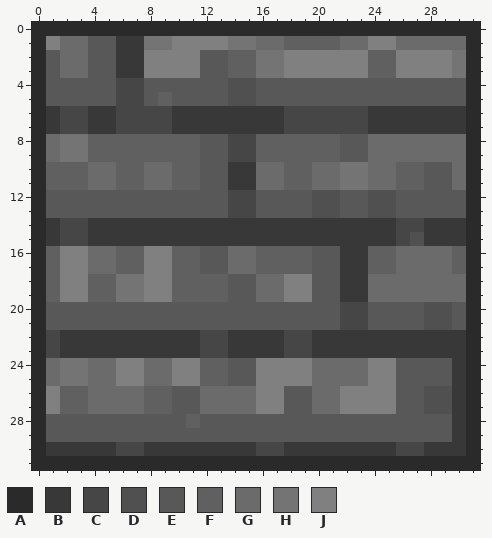
Edited in one commit: pixel-art sprite (res/img/block.png). The picture above is the old version.
The file is 32x32 pixels. Colours within 5 levels of each other are drawn and written as one.
Palette (. is transparent): A #2a2a2a  B #383838  C #464646  D #505050  E #585858  F #606060  G #6b6b6b  H #747474  J #808080
Pixels before, first column x 0:
 0 AAAAAAAAAAAAAAAAAAAAAAAAAAAAAAAA
 1 AJGGEEBBHHJJJJHHGGFFFFGGJJGGGGGA
 2 AEGGEEBBJJJJEEFFHHJJJJJJFFJJJJHA
 3 AEGGEEBBJJJJEEFFHHJJJJJJFFJJJJHA
 4 AEEEEECCEEEEEEDDEEEEEEEEEEEEEEEA
 5 AEEEEECCEFEEEEDDEEEEEEEEEEEEEEEA
 6 ABCCBBCCCCBBBBBBBBCCCCCCBBBBBBBA
 7 ABCCBBCCCCBBBBBBBBCCCCCCBBBBBBBA
 8 AGHHFFFFFFFFEECCFFFFFFEEGGGGGGGA
 9 AGHHFFFFFFFFEECCFFFFFFEEGGGGGGGA
10 AFFFGGFFGGFFEEBBGGFFGGHHGGFFEEGA
11 AFFFGGFFGGFFEEBBGGFFGGHHGGFFEEGA
12 AEEEEEEEEEEEEECCEEEEDDEEDDEEEEEA
13 AEEEEEEEEEEEEECCEEEEDDEEDDEEEEEA
14 ABCCBBBBBBBBBBBBBBBBBBBBBBCCBBBA
15 ABCCBBBBBBBBBBBBBBBBBBBBBBCDBBBA
16 AFJJGGFFJJFFEEGGFFFFEEBBFFGGGGFA
17 AFJJGGFFJJFFEEGGFFFFEEBBFFGGGGFA
18 AFJJFFHHJJFFFFEEGGJJEEBBGGGGGGGA
19 AFJJFFHHJJFFFFEEGGJJEEBBGGGGGGGA
20 AEEEEEEEEEEEEEEEEEEEEECCEEEEDDEA
21 AEEEEEEEEEEEEEEEEEEEEECCEEEEDDEA
22 ACBBBBBBBBBBCCBBBBCCBBBBBBBBBBBA
23 ACBBBBBBBBBBCCBBBBCCBBBBBBBBBBBA
24 AGHHGGJJGGJJFFEEJJJJGGGGJJEEEEBA
25 AGHHGGJJGGJJFFEEJJJJGGGGJJEEEEBA
26 AJFFGGGGFFEEGGGGJJEEGGJJJJEEDDBA
27 AJFFGGGGFFEEGGGGJJEEGGJJJJEEDDBA
28 AEEEEEEEEEEFEEEEEEEEEEEEEEEEEEBA
29 AEEEEEEEEEEEEEEEEEEEEEEEEEEEEEBA
30 ABBBBBCCBBBBBBBBCCBBBBBBBBCCBBBA
31 AAAAAAAAAAAAAAAAAAAAAAAAAAAAAAAA
Now the later version:
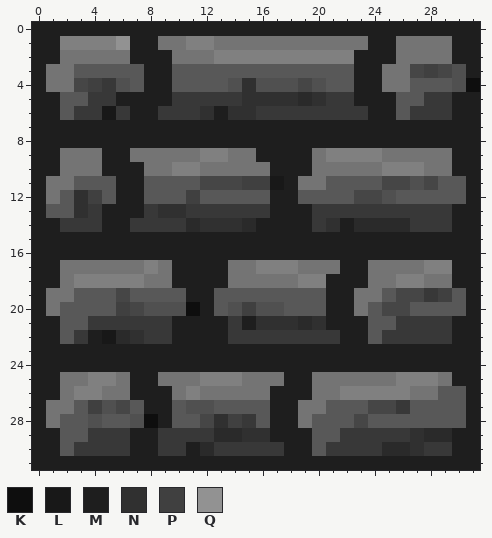
Colours new in this view: K #0e0e0e  L #181818  M #1e1e1e  N #303030  P #404040  Q #929292
Difference:
Changed rows in their new state; - is an unchanged pixel.
first column x 0:
 0 MMMMMMMMMMMMMMMMMMMMMMMMMMMMMMMM
 1 MMJJJJQMM-H--H--HHHHHHHHMMHHHHMM
 2 MMHHHHHMMMHHHJJJJJ-----MMMHHHHMM
 3 MHHE--EEMMEE--EEEEEEEEEMMHHCPCDM
 4 MHHCPBDEMM-----NDDDCD--MMHH---DK
 5 MM--BBMMMMBBBBBNNNNANBBMMM--BBMM
 6 MMEB-LBMMB--NMNN--BBBBBBMME---MM
 7 MMMMMMMMMMMMMMMMMMMMMMMMMMMMMMMM
 8 MMMMMMMMMMMMMMMMMMMMMMMMMMMMMMMM
 9 MM--HMMHHHHHJJHHMMMMHJJJJHHHHHMM
10 MMHHHMMMHHJJHHHHHMMMHH--HJJJHHMM
11 MHHEEEMMEEEECCCPPLMHHEEEECCDC-EM
12 MH-NP-MM---P--EE-MM-EE-CC------M
13 M--NBMMMBNNBBBBBBMMMBBBBBBBBBBMM
14 MMBB-MM----ANNNAMMMM-NMAAAAB--MM
15 MMMMMMMMMMMMMMMMMMMMMMMMMMMMMMMM
16 MMMMMMMMMMMMMMMMMMMMMMMMMMMMMMMM
17 MMHHHHHH-HMMMMHHJJJHHHMMHHHHJJMM
18 MMH-JJJJHHMMMMHHHHH-JMMMHHJJHHMM
19 MHHEEECEEEEMME--EEEE-MMHHECCBPEM
20 MH----PCDDDKM-DPDD---MMH-CC-EE-M
21 MM--BBBBBBMMMMBMNNNANMMM--BBBBMM
22 MME-MLAN--MMMM----BB--MME-----MM
23 MMMMMMMMMMMMMMMMMMMMMMMMMMMMMMMM
24 MMMMMMMMMMMMMMMMMMMMMMMMMMMMMMMM
25 MM--JJHMMHHHJJJHHHMMHHHHHHJJJHMM
26 MMHJJHHMMMHJHHHHHMMMHH----JHHEEM
27 MHHEPDCEMM-DDEEEEMMHHEEECCB-EEEM
28 MH--D--DKM-ECNPB-MMH---C------EM
29 MM--BBBMMBBBBAANNMMM--BBBBBNAAMM
30 MME---BMM--MA---BBMME----AAN--MM
31 MMMMMMMMMMMMMMMMMMMMMMMMMMMMMMMM
Where, in picture pixels (left, top, right, bottom), the same in both pictures:
changed: (32, 22, 480, 470)
